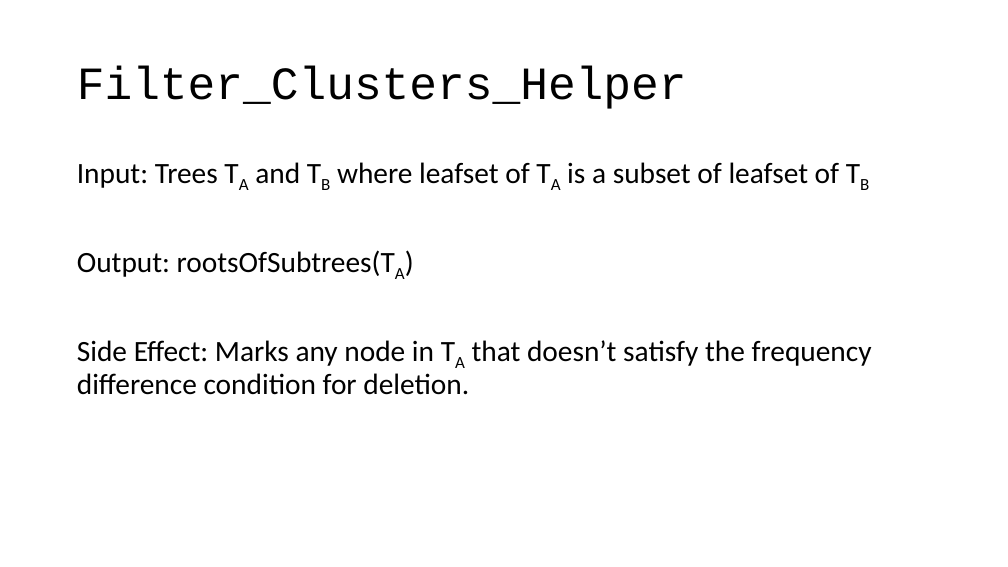
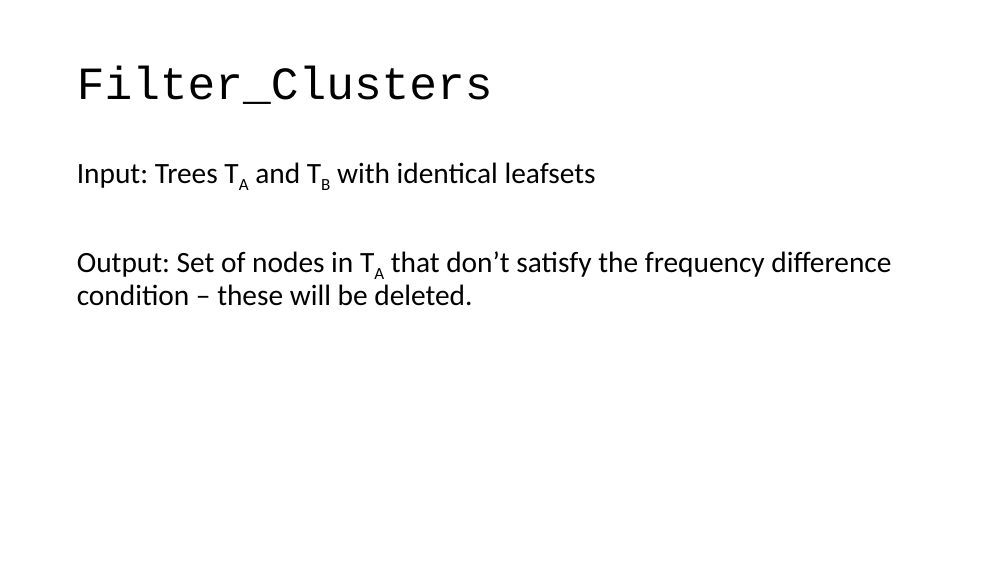
Before and after one commit to varung97/fyp, a slide deck: slide 9 of final_report/presentation/presentation.pptx (slide 16 before the commit). Drawn at 1008x567 pixels with LibreOffice and Linux fonts; fonts in the diff are those of the drawing. Boxes give left, top, right and bottom in pixels: in the first picture for what was removed or moved away, otherwise in the second. Text is boxed around its words. In the diff, an @@ line names an element or a change of style, - is before the commit and + after.

```diff
--- a/final_report/presentation/presentation.pptx
+++ b/final_report/presentation/presentation.pptx
@@ title at (77, 67, 493, 104): text changed @@
-Filter_Clusters_Helper
+Filter_Clusters
@@ text at (77, 162, 891, 306): text changed @@
-Input: Trees TA and TB where leafset of TA is a subset of leafset of TB
-Output: rootsOfSubtrees(TA)
-Side Effect: Marks any node in TA that doesn’t satisfy the frequency difference condition for deletion.
+Input: Trees TA and TB with identical leafsets
+Output: Set of nodes in TA that don’t satisfy the frequency difference condition – these will be deleted.
```
Also in this commit, not shown: 4 other slides changed, 7 slides added, 8 slides removed.
